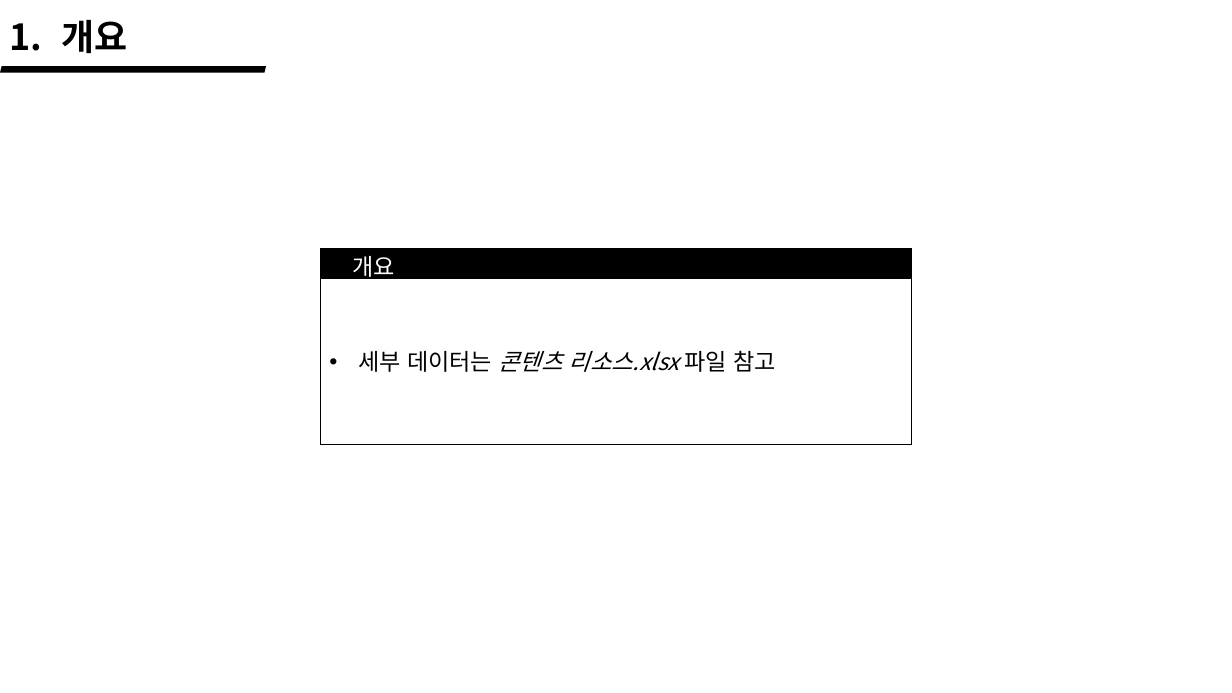
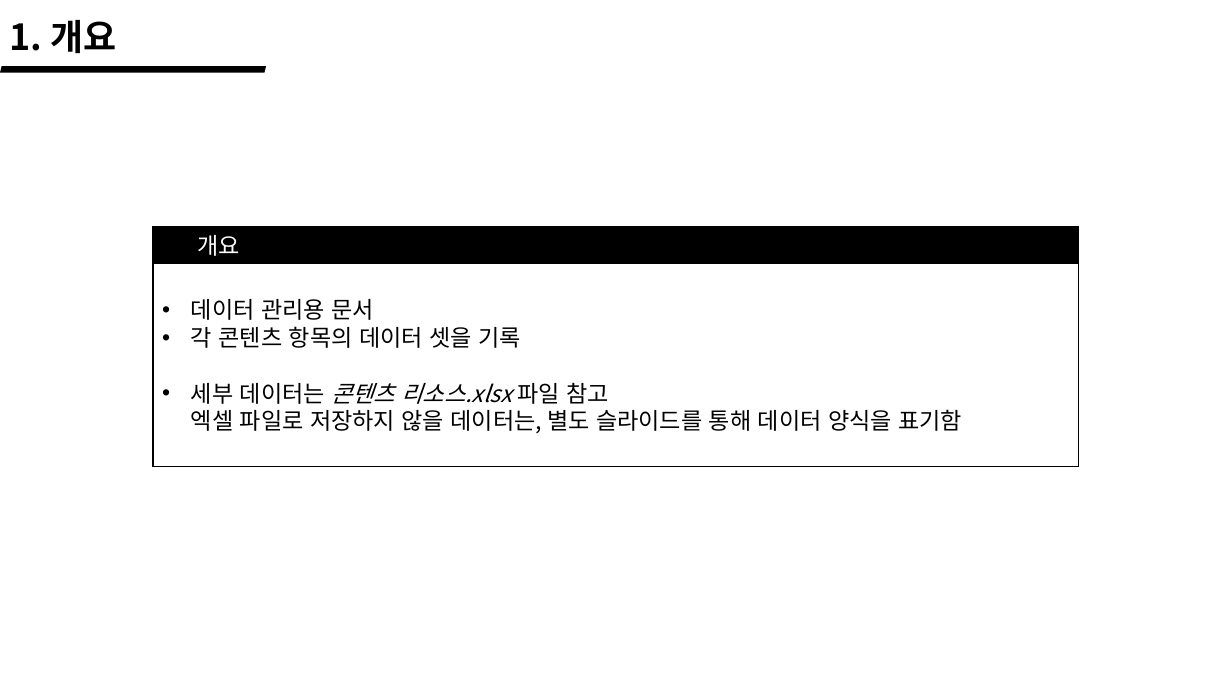
Before and after one commit to wlrud753/CarryCarrot, a slide deck: slide 4 of 기획서/당근키우기 콘텐츠 양식.pptx (slide 5 before the commit). Drawn at 1232x693 pixels with LibreOffice and Linux fonts; fonts in the diff are those of the drawing. Boxes give left, top, right and bottom in pixels: in the first picture for what was removed or moved away, otherwise in the second. Text is boxed around its words. In the diff, an @@ line names an element or a change of style, - is before the commit and + after.

Commit message:
콘텐츠 수정(스킬 추가 및 양식 변경)

```diff
--- a/기획서/당근키우기 콘텐츠 양식.pptx
+++ b/기획서/당근키우기 콘텐츠 양식.pptx
@@ text at (x1=9, y1=20, x2=116, y2=54): text changed @@
-1. 개요
+1. 개요
@@ rectangle resized from (x1=321, y1=249, x2=912, y2=445) to (x1=153, y1=226, x2=1080, y2=467) @@
@@ text "개요" rewrapped from (x1=352, y1=256, x2=395, y2=281) to (x1=198, y1=235, x2=241, y2=256) @@
@@ rectangle "데이터 관리용 문서" resized from (x1=321, y1=279, x2=912, y2=445) to (x1=153, y1=263, x2=1080, y2=467) @@
@@ text in rectangle at (x1=191, y1=299, x2=962, y2=433): text changed; italic off @@
-• 세부 데이터는 콘텐츠 리소스.xlsx 파일 참고
+• 데이터 관리용 문서
+• 각 콘텐츠 항목의 데이터 셋을 기록
+• 세부 데이터는 콘텐츠 리소스.xlsx 파일 참고
+  엑셀 파일로 저장하지 않을 데이터는, 별도 슬라이드를 통해 데이터 양식을 표기함
```
Also in this commit, not shown: 3 other slides changed, 2 slides added, 1 other file.
